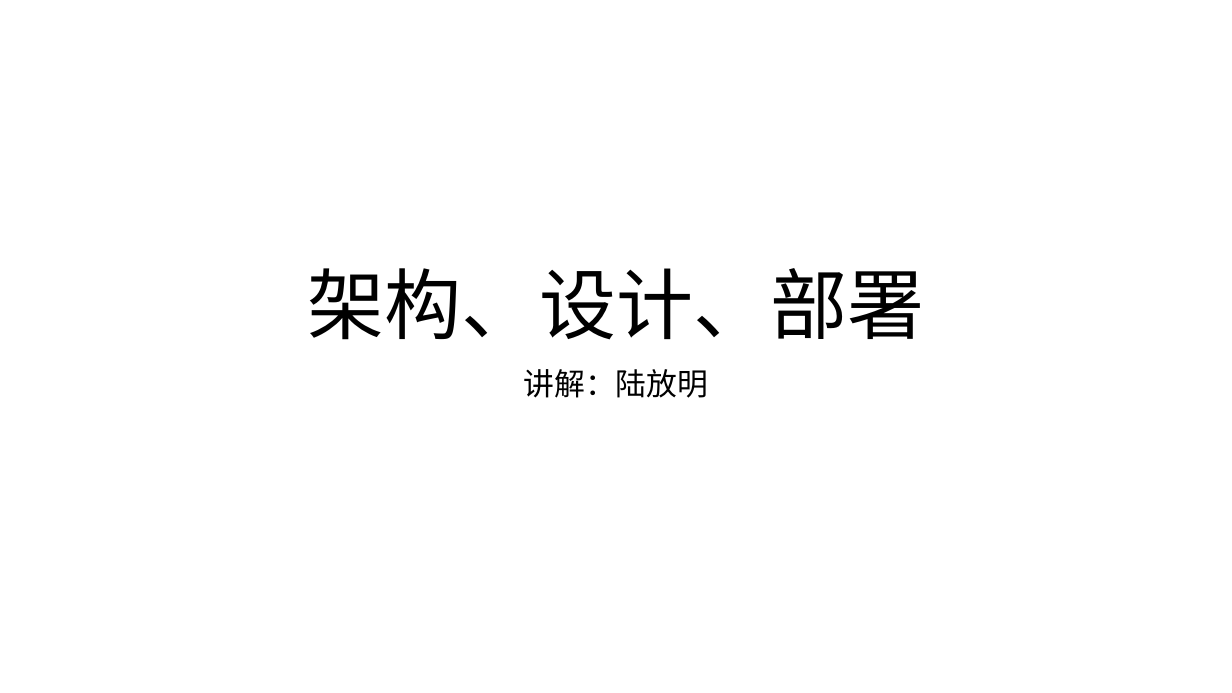
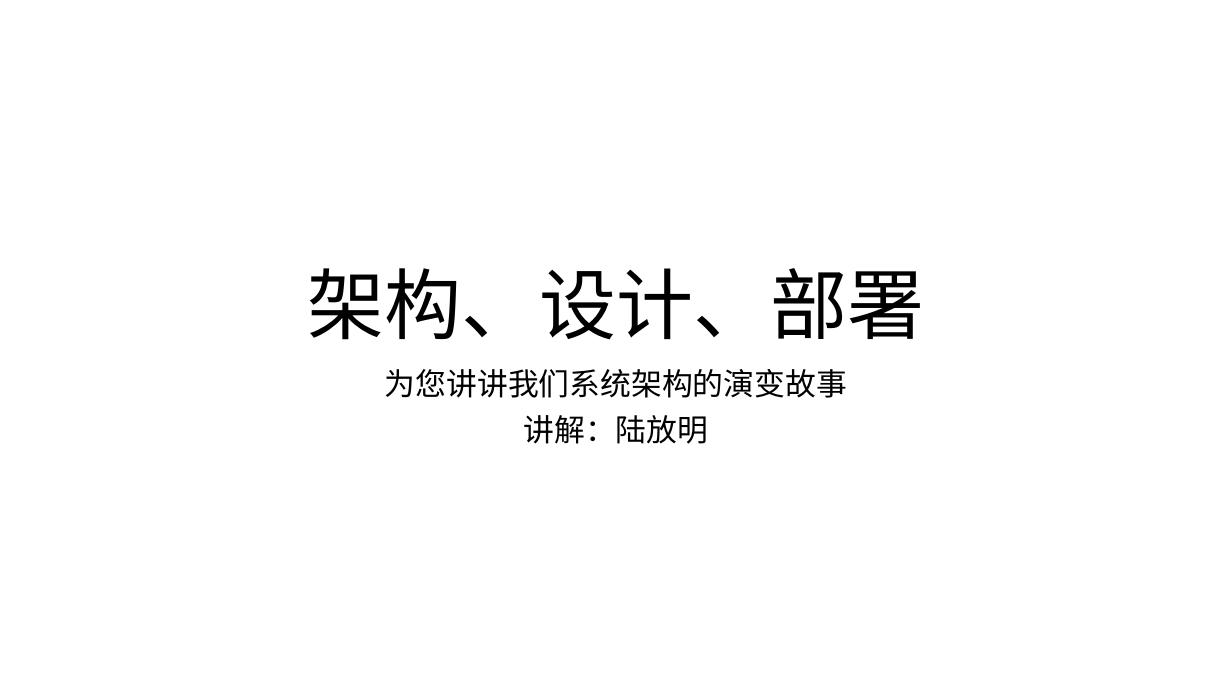
Before and after one commit to NJU-SE3/DevelopDocs, a slide deck: slide 1 of Iteration_2/架构设计部署/架构设计部署.pptx. Drawn at 1232x693 pixels with LibreOffice and Linux fonts; fonts in the diff are those of the drawing. Boxes give left, top, right and bottom in pixels: in the first picture for what was removed or moved away, otherwise in the second. Text is boxed around its words. In the diff, an @@ line names an element or a change of style, - is before the commit and + after.

```diff
--- a/Iteration_2/架构设计部署/架构设计部署.pptx
+++ b/Iteration_2/架构设计部署/架构设计部署.pptx
@@ subtitle at (x1=385, y1=369, x2=847, y2=398): paragraph added @@
+为您讲讲我们系统架构的演变故事
```
Also in this commit, not shown: 1 other slide changed, 2 slides added, 2 slides removed, 1 other file.
